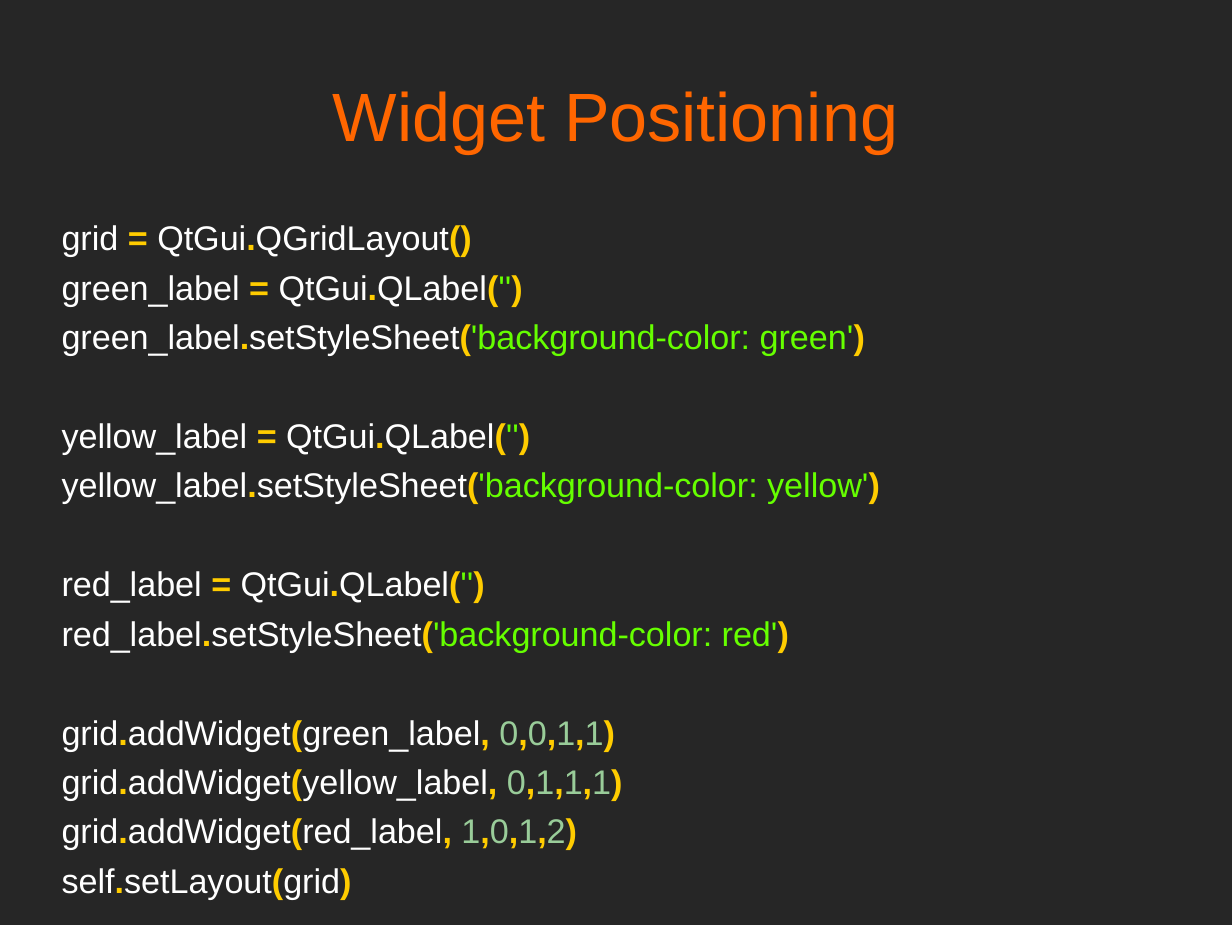
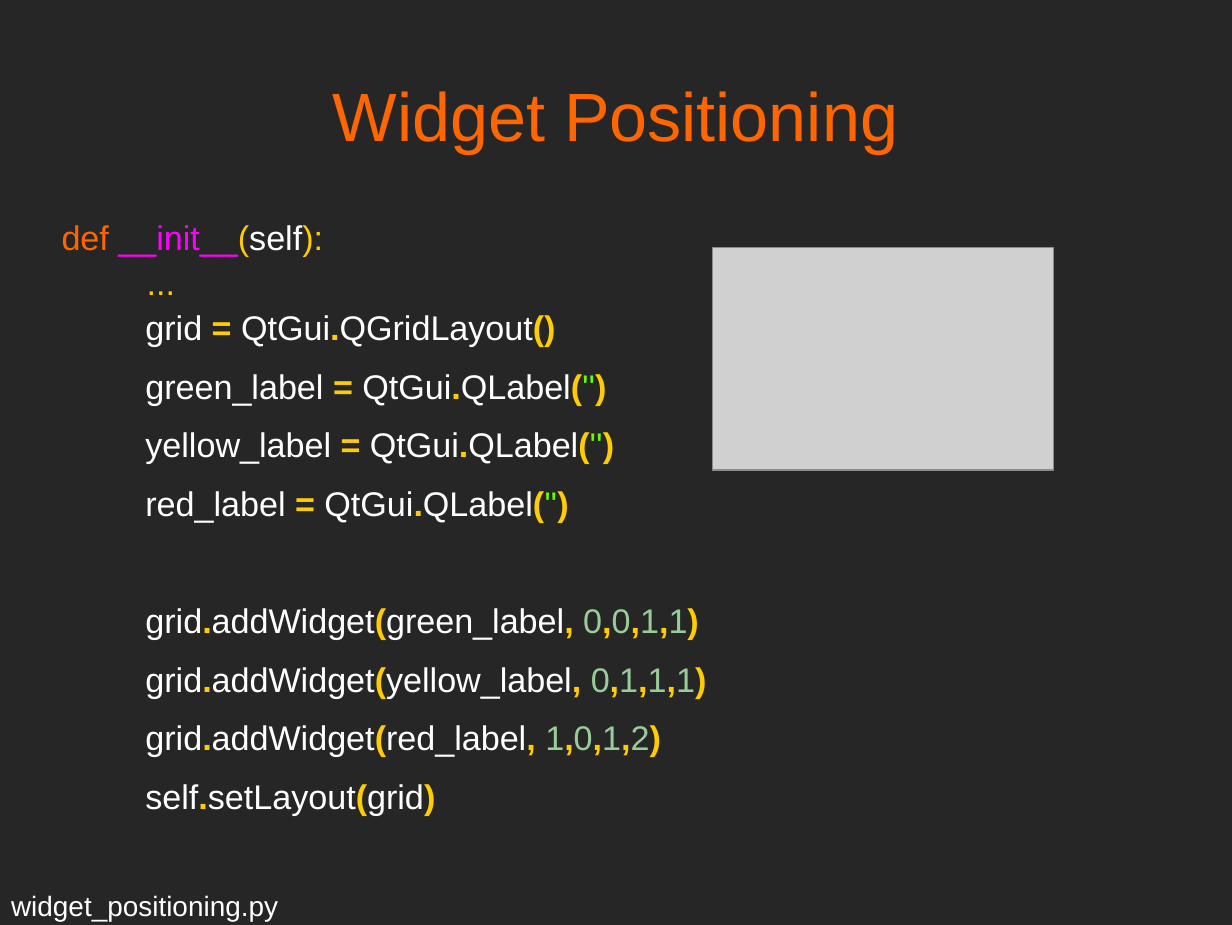
Before and after one commit to mfarhan12/qt-presentation, a slide deck: slide 6 of OPAG QT Presentation.odp. Drawn at 1232x925 pixels with LibreOffice and Linux fonts; fonts in the diff are those of the drawing; grey boxes stand for pictures. Boxes give left, top, right and bottom in pixels: in the first picture for what was removed or moved away, otherwise in the second. Text is boxed around its words. In the diff, an @@ line names an element or a change of style, - is before the commit and + after.

```diff
--- a/OPAG QT Presentation.odp
+++ b/OPAG QT Presentation.odp
@@ text at (62, 225, 323, 257): paragraphs added @@
+def __init__(self):
+...
@@ picture added at (712, 247, 1053, 470) @@
@@ text at (62, 324, 865, 356): paragraph removed @@
-green_label.setStyleSheet('background-color: green')
@@ text at (145, 315, 707, 757): list level 1 to 2 in "grid = QtGui.QGridLayout()"; list level 1 to 2 in "green_label = QtGui.QLabel('')"; list level 1 to 2 in "yellow_label = QtGui.QLabel('')"; list level 1 to 2 in "red_label = QtGui.QLabel('')"; list level 1 to 2 in "grid.addWidget(green_label, 0,0,1,1)"; list level 1 to 2 in "grid.addWidget(yellow_label, 0,1,1,1)"; list level 1 to 2 in "grid.addWidget(red_label, 1,0,1,2)"; list level 1 to 2 in "self.setLayout(grid)" @@
@@ text at (62, 472, 880, 504): paragraph removed @@
-yellow_label.setStyleSheet('background-color: yellow')
@@ text at (62, 621, 789, 652): paragraph removed @@
-red_label.setStyleSheet('background-color: red')
@@ text added at (11, 895, 278, 921), 18 pt, text #FFFFFF @@
+widget_positioning.py
```
Also in this commit, not shown: 13 other slides changed, 1 other file.
